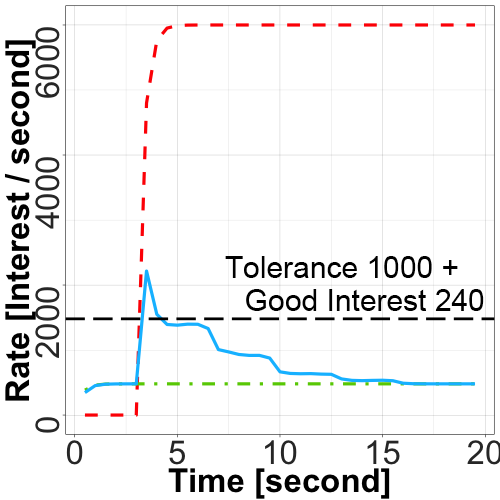
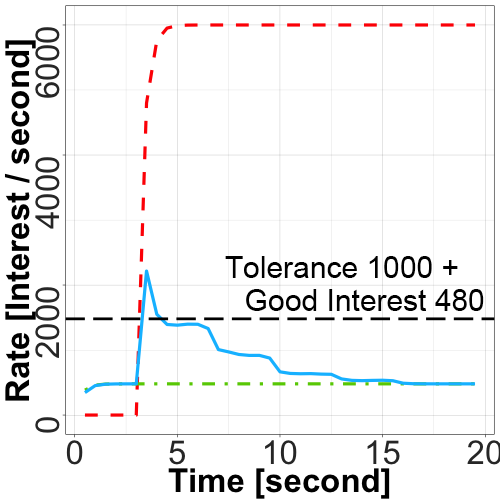
Two versions of the same layered image (500x500). Layer-by-layer changes:
renamed "Good Interest 240" to "Good Interest 480", painted on it over (x1=435, y1=289, x2=467, y2=311)
